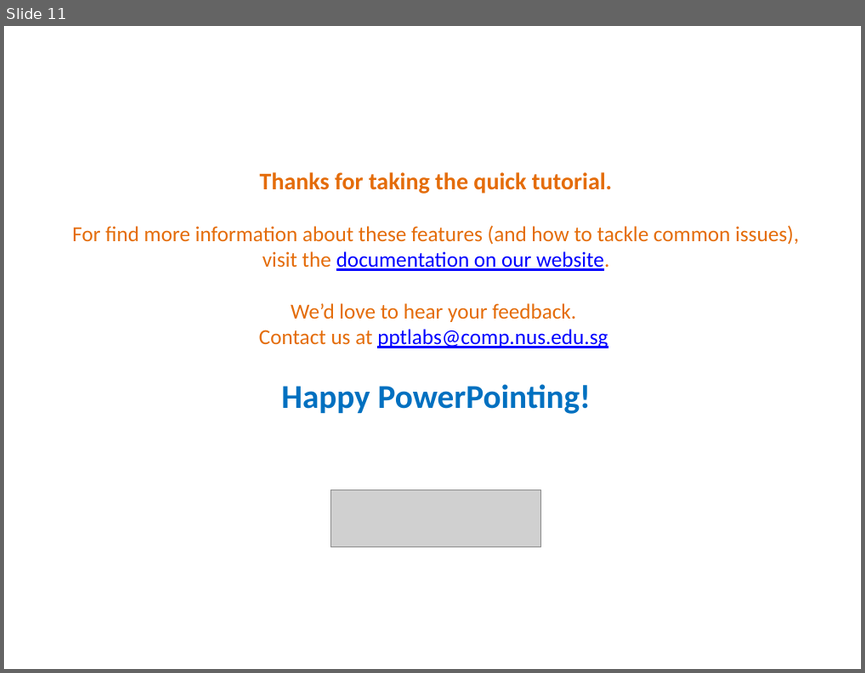
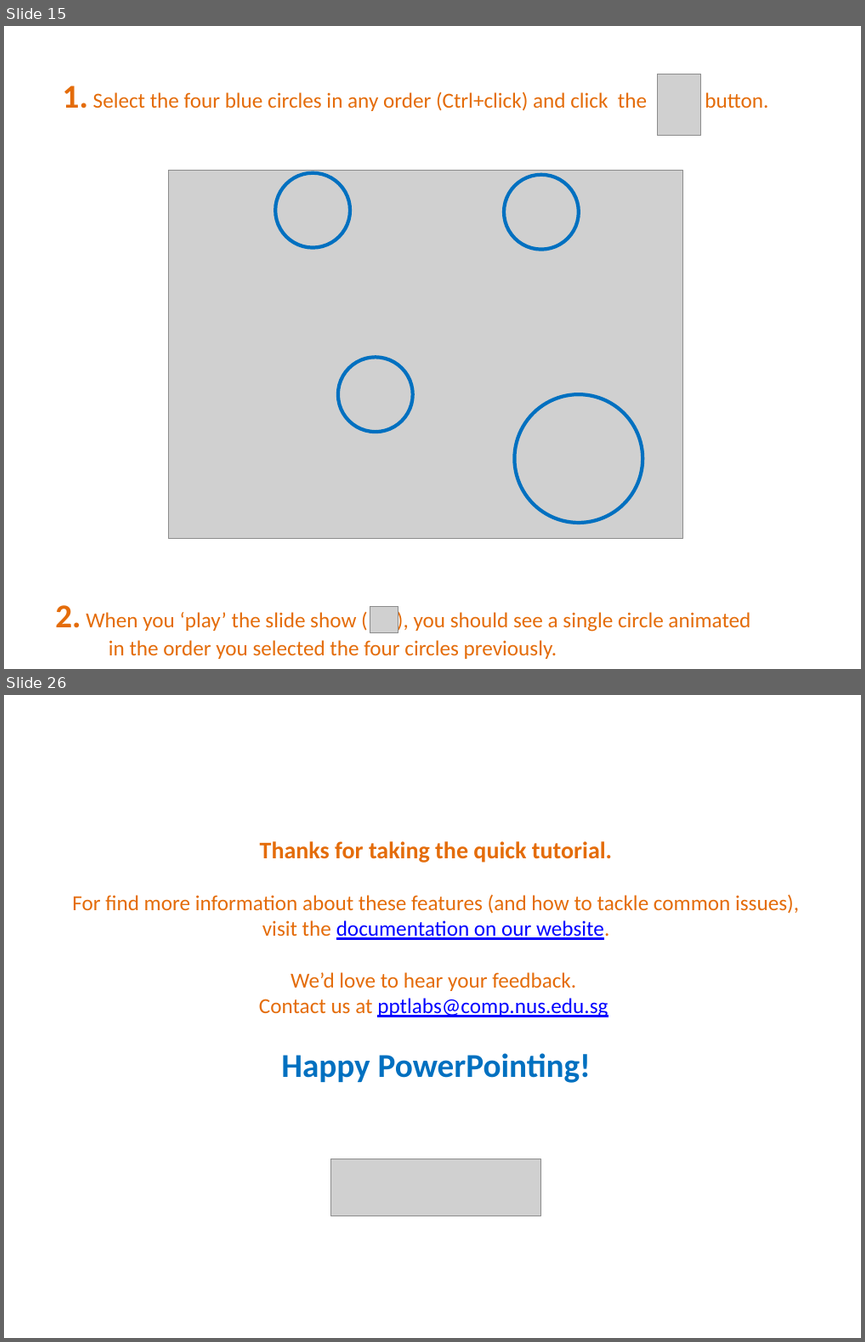
Before and after one commit to PowerPointLabs/PowerPointLabs, a slide deck: PowerPointLabs/PowerPointLabs/PowerPointLabs Quick Tutorial.pptx. Shown one above the other, each under a label of ours: slide 11 before the commit, slides 15 and 26 after it; the slides between them are not shown. The pictures are 865x673 and 865x1342 pixels, drawn with LibreOffice and Linux fonts; fonts in the diff are those of the drawing; grey boxes stand for pictures. Boxes give left, top, right and bottom in pixels: in the first picture for what was removed or moved away, otherwise in the second. Text is boxed around its words. In the diff, an @@ line names an element or a change of style, - is before the commit and + after.

```diff
--- a/PowerPointLabs/PowerPointLabs/PowerPointLabs Quick Tutorial.pptx
+++ b/PowerPointLabs/PowerPointLabs/PowerPointLabs Quick Tutorial.pptx
@@ slide 15 added at bbox=[4, 26, 861, 669], background #FFFFFF @@
@@ picture added at bbox=[657, 74, 701, 136] @@
@@ text added at bbox=[63, 86, 768, 111], 18 pt, text #E46C0A @@
+1. Select the four blue circles in any order (Ctrl+click) and click the button.
@@ picture added at bbox=[169, 170, 682, 539] @@
@@ ellipse added at bbox=[276, 172, 350, 247], outline #0070C0 3 pt @@
@@ ellipse added at bbox=[504, 174, 578, 249], outline #0070C0 3 pt @@
@@ ellipse added at bbox=[338, 357, 413, 431], outline #0070C0 3 pt @@
@@ ellipse added at bbox=[515, 394, 643, 523], outline #0070C0 3 pt @@
@@ text added at bbox=[55, 605, 750, 658], 18 pt, text #E46C0A @@
+2. When you ‘play’ the slide show ( ), you should see a single circle animated
+in the order you selected the four circles previously.
@@ picture added at bbox=[370, 606, 398, 633] @@
@@ what was slide 11 is now slide 26 @@
```
Also in this commit, not shown: 4 slides changed, 14 other slides added.
